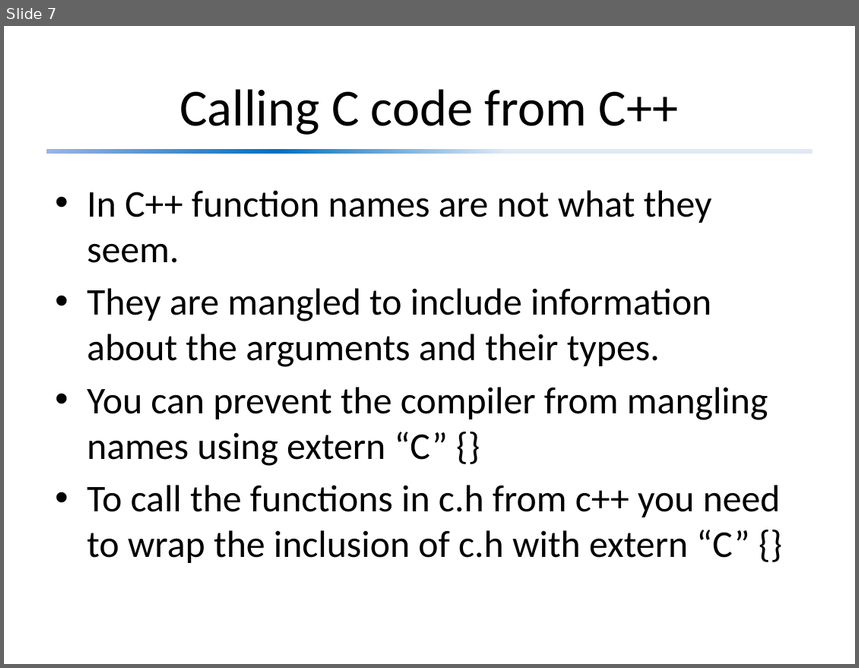
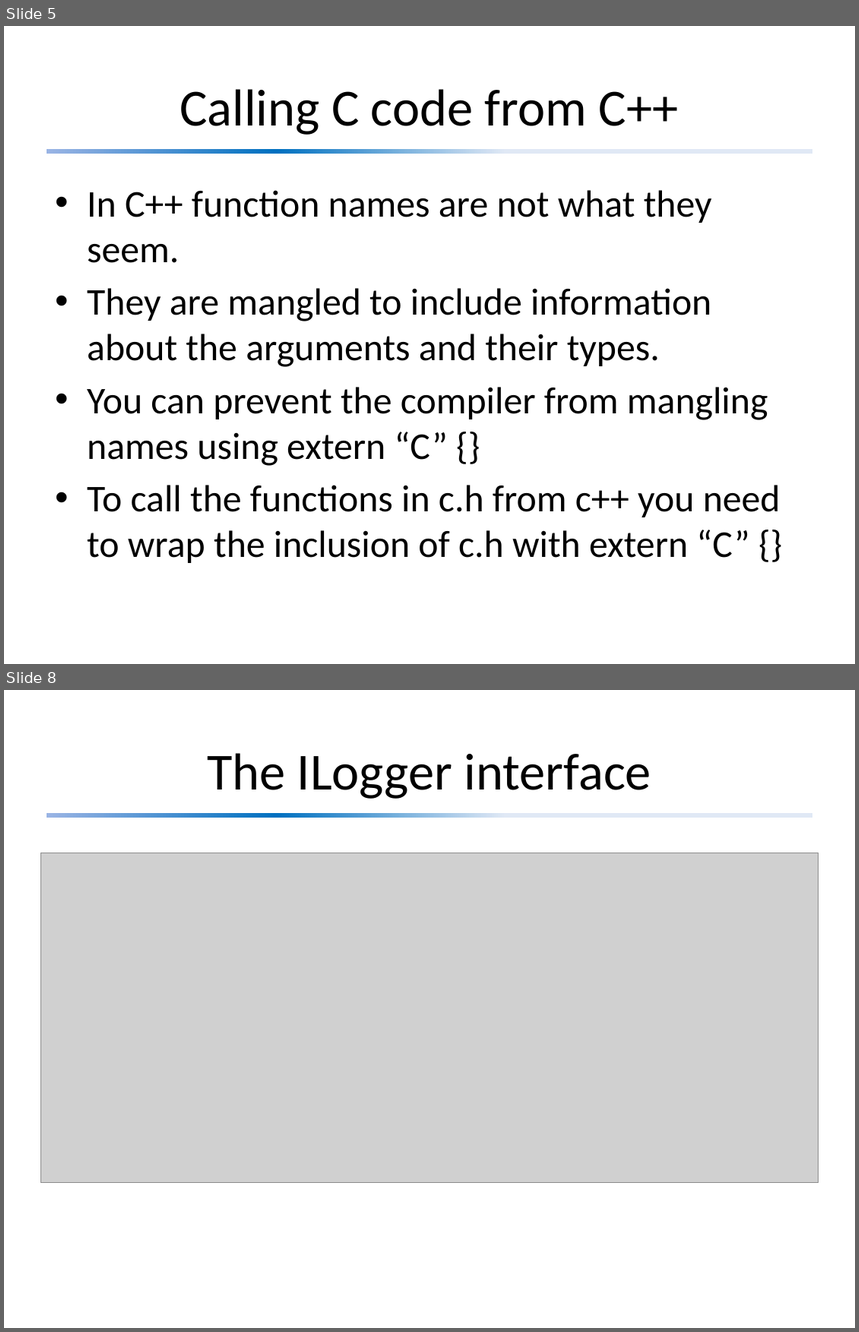
Before and after one commit to david-sackstein/solid-c-cpp, a slide deck: Module 5 - Object Oriented Design and C.pptx. Shown one above the other, each under a label of ours: slide 7 before the commit, slides 5 and 8 after it; the slides between them are not shown. The pictures are 859x668 and 859x1332 pixels, drawn with LibreOffice and Linux fonts; fonts in the diff are those of the drawing; grey boxes stand for pictures. Boxes give left, top, right and bottom in pixels: in the first picture for what was removed or moved away, otherwise in the second. Text is boxed around its words. In the diff, an @@ line names an element or a change of style, - is before the commit and + after.

```diff
--- a/Module 5 - Object Oriented Design and C.pptx
+++ b/Module 5 - Object Oriented Design and C.pptx
@@ slide 8 added at (4, 690, 855, 1328), background #FFFFFF; not listed: 1 template element that a slide beside it also shows @@
@@ title added at (207, 753, 652, 799), 44 pt, text #000000 @@
+The ILogger interface
@@ picture added at (40, 853, 819, 1184) @@
@@ what was slide 7 is now slide 5 @@
```
Also in this commit, not shown: 3 slides changed, 5 other slides added, 2 slides removed.
